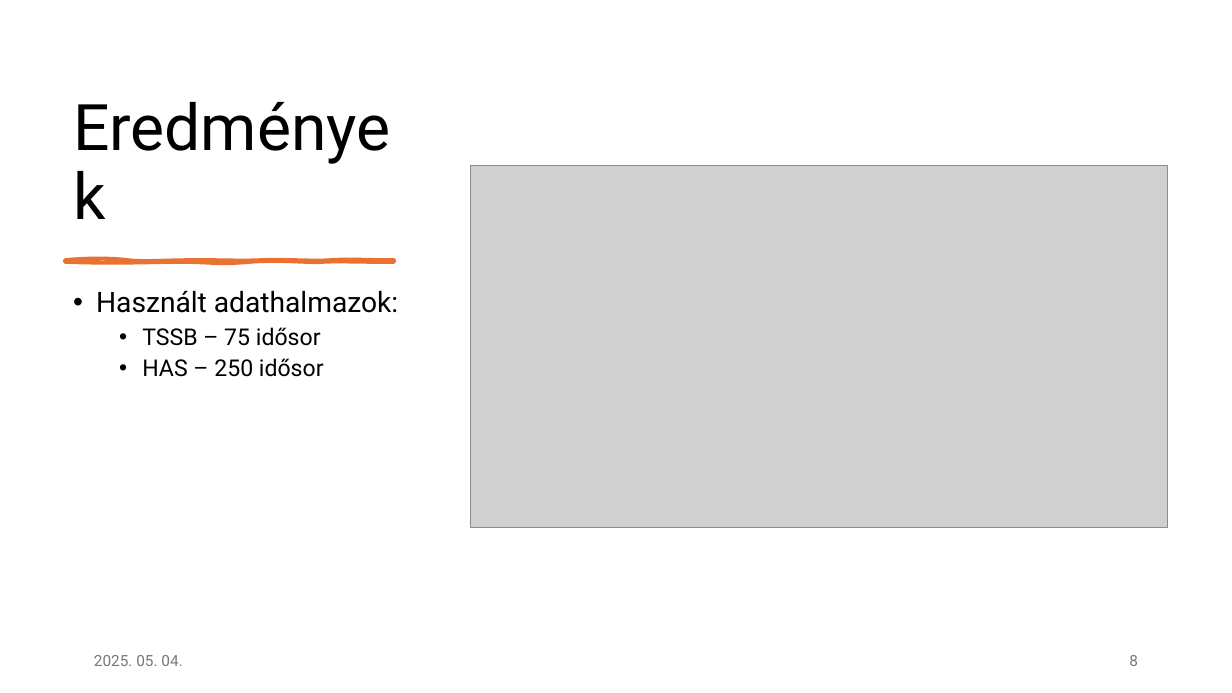
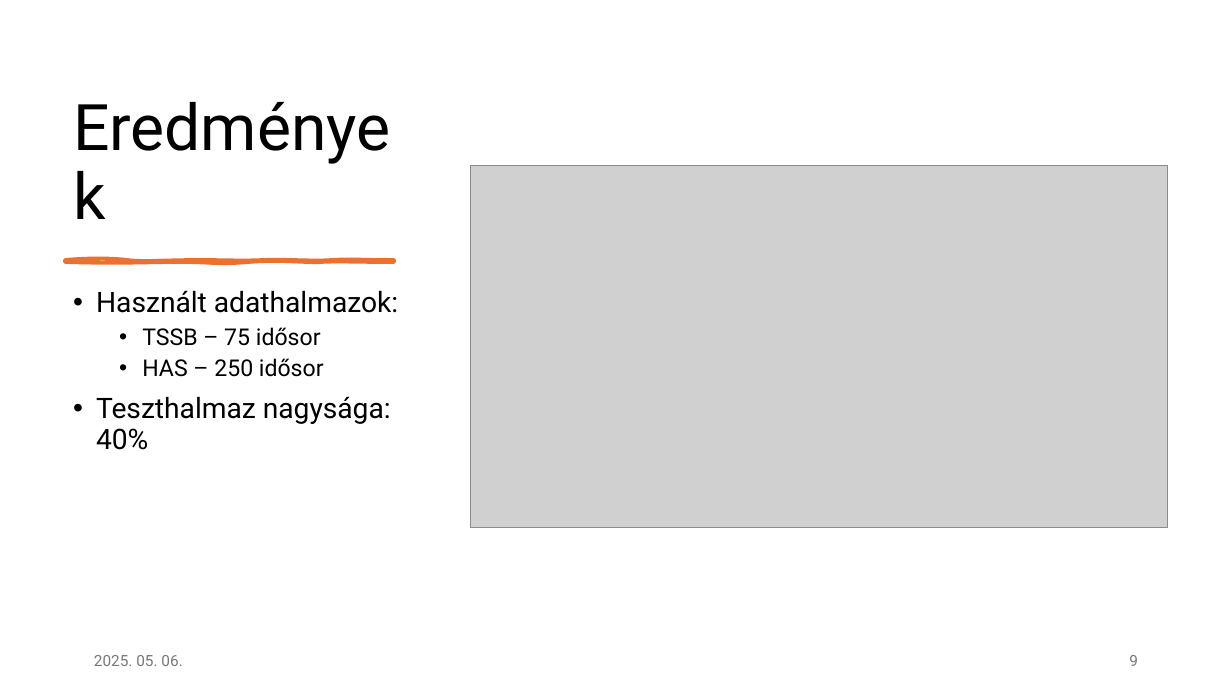
Before and after one commit to czotterbenedek/time-series-ensemble-segmentation, a slide deck: slide 9 of bemutato.pptx (slide 8 before the commit). Drawn at 1232x693 pixels with LibreOffice and Linux fonts; fonts in the diff are those of the drawing; grey boxes stand for pictures. Boxes give left, top, right and bottom in pixels: in the first picture for what was removed or moved away, otherwise in the second. Text is boxed around its words. In the diff, an @@ line names an element or a change of style, - is before the commit and + after.

```diff
--- a/bemutato.pptx
+++ b/bemutato.pptx
@@ text at bbox=[96, 396, 391, 450]: paragraph added @@
+• Teszthalmaz nagysága: 40%
@@ text at bbox=[94, 655, 182, 666]: text changed @@
-2025. 05. 04.
+2025. 05. 06.
```
Also in this commit, not shown: 7 other slides changed, 2 slides added, 3 other files.
